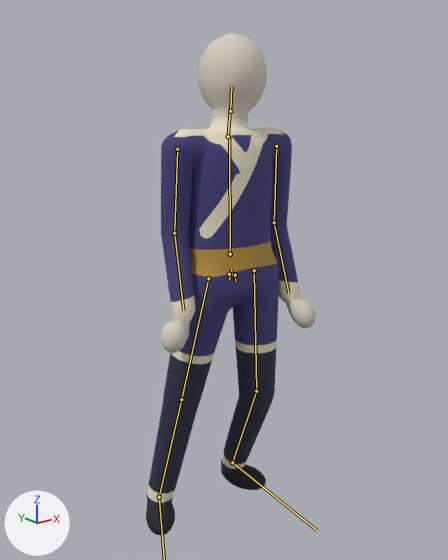
Renders of the glTF model public/between/m/dusk/average-dusk.glb from each side of a commit.
The view is the same before and after, from a camera (50 mm lens) standing at (-1.223, -1.679, 1.557) and looking at (0.046, -0.092, 0.922). Arrows for +X, +Y and +Z are at lower left; the lights stay in place. The older version comes first. Both versions are drawn at frame 43 of the action 'Idle'; the numbers are the values there. The bones that change, and the others that lie on the model, are drawn over the model as lines.

The first picture shows 'Figure'.
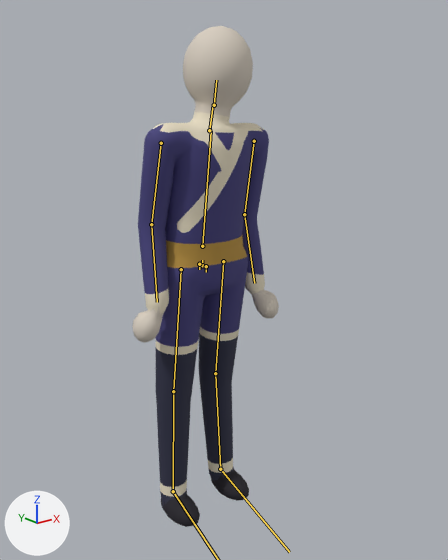
The change in detail:
Bone 'hips' (bone_hips) moves from (0.068, -0.02, 0.108) to (0.021, -0.002, 0.006).
Bone 'hips' (bone_hips) turns from (-9, -9, 1) to (-1, -2, 0) degrees about its own x, y and z.
Bone 'kneeL' (bone_kneel) turns from (22, 0, 0) to (-11, 0, -1) degrees about its own x, y and z.
Bone 'ankleL' (bone_anklel) turns from (-15, -22, -14) to (5, 2, 4) degrees about its own x, y and z.
Bone 'hipR' (bone_hipr) turns from (15, -6, 8) to (3, -5, 1) degrees about its own x, y and z.
Bone 'kneeR' (bone_kneer) turns from (-2, 0, 1) to (-5, 0, -1) degrees about its own x, y and z.
Bone 'ankleR' (bone_ankler) turns from (0, 24, 19) to (3, 2, 2) degrees about its own x, y and z.

Location of each change, [x1, y1, x2, y2] in pixels of the pictures (448 x 560 px):
'Figure', posed (13% narrower): before [146, 33, 316, 535]; after [132, 26, 279, 527]
bone 'hips', root to tip: before (232, 274) to (231, 268); after (202, 265) to (202, 260)
bone 'kneeL', root to tip: before (256, 391) to (232, 462); after (215, 373) to (220, 469)
bone 'ankleL', root to tip: before (232, 462) to (317, 530); after (220, 469) to (289, 552)
bone 'hipR', root to tip: before (208, 278) to (181, 399); after (181, 269) to (173, 391)
bone 'kneeR', root to tip: before (181, 399) to (159, 497); after (173, 391) to (173, 491)
